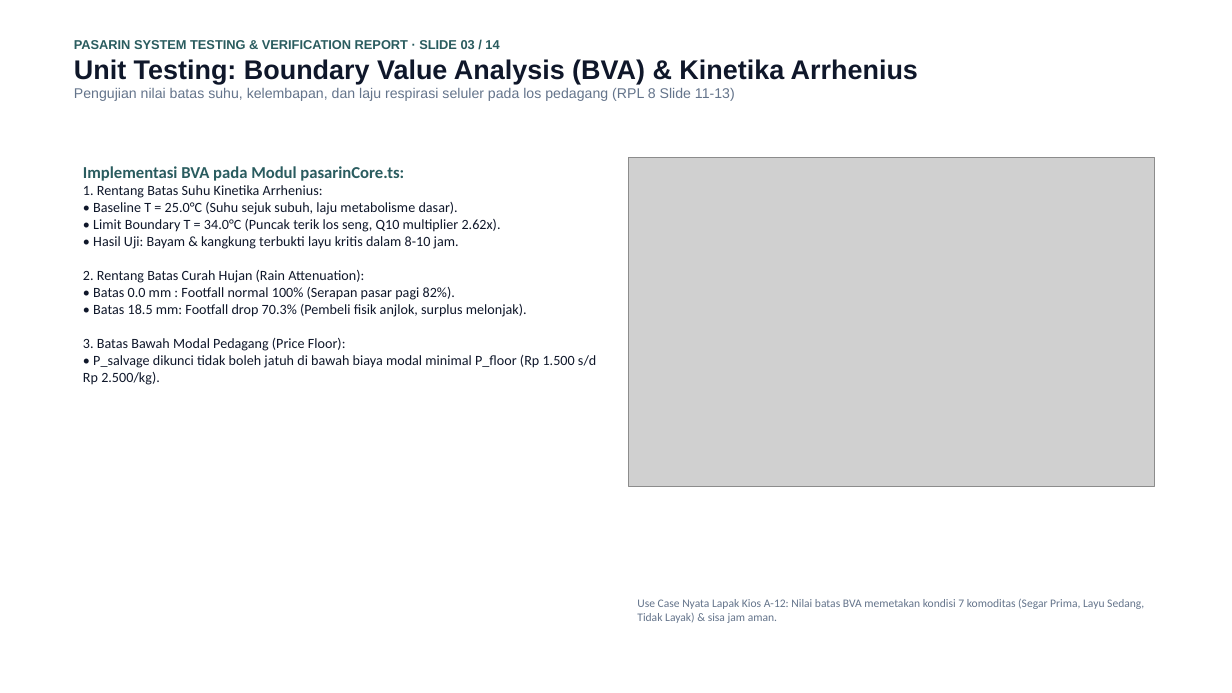
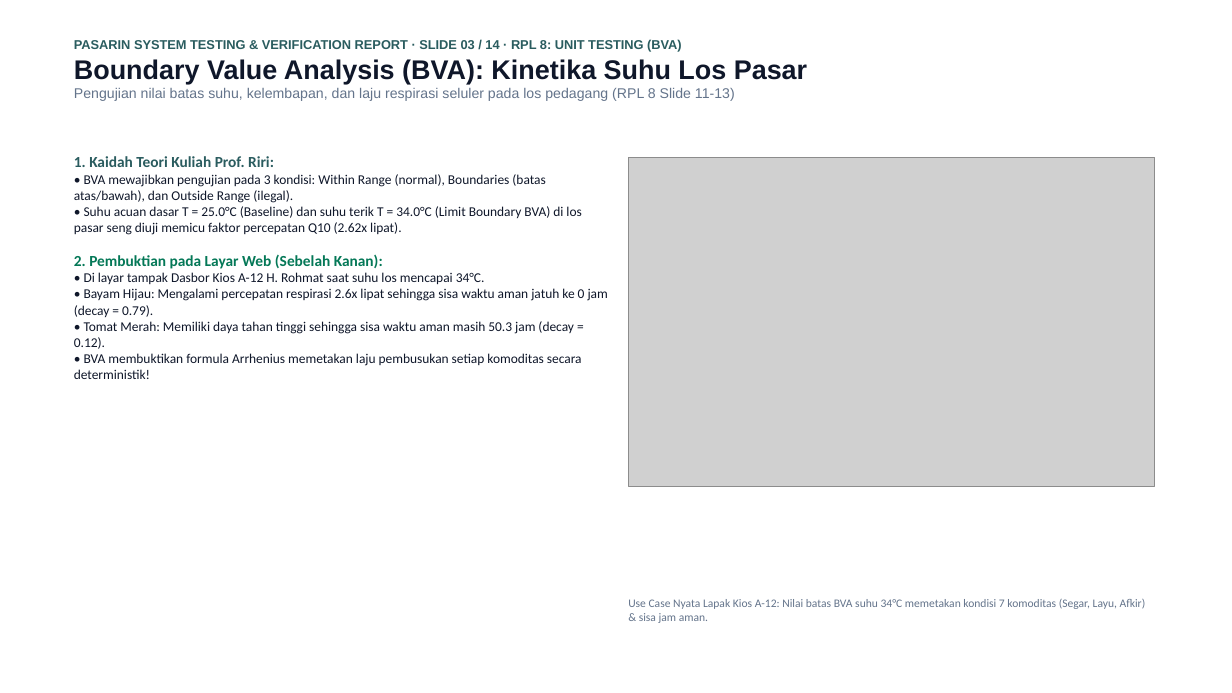
Before and after one commit to mrshlaf/pasarin, a slide deck: slide 3 of LAPORAN_PENGUJIAN_DAN_VERIFIKASI_SISTEM_PASARIN.pptx. Drawn at 1232x693 pixels with LibreOffice and Linux fonts; fonts in the diff are those of the drawing; grey boxes stand for pictures. Boxes give left, top, right and bottom in pixels: in the first picture for what was removed or moved away, otherwise in the second. Text is boxed around its words. In the diff, an @@ line names an element or a change of style, - is before the commit and + after.

Commit message:
docs(presentation): align theory methods and matched web use case explanations

```diff
--- a/LAPORAN_PENGUJIAN_DAN_VERIFIKASI_SISTEM_PASARIN.pptx
+++ b/LAPORAN_PENGUJIAN_DAN_VERIFIKASI_SISTEM_PASARIN.pptx
@@ text at [74,39,807,84]: text changed; size 21 to 10 pt; text colour #0F172A to #2A5C5F @@
-PASARIN SYSTEM TESTING & VERIFICATION REPORT · SLIDE 03 / 14
-Unit Testing: Boundary Value Analysis (BVA) & Kinetika Arrhenius
+PASARIN SYSTEM TESTING & VERIFICATION REPORT · SLIDE 03 / 14 · RPL 8: UNIT TESTING (BVA)
+Boundary Value Analysis (BVA): Kinetika Suhu Los Pasar
@@ text at [74,156,608,379]: text changed; size 11 to 10.5 pt @@
-Implementasi BVA pada Modul pasarinCore.ts:
-1. Rentang Batas Suhu Kinetika Arrhenius:
-• Baseline T = 25.0°C (Suhu sejuk subuh, laju metabolisme dasar).
-• Limit Boundary T = 34.0°C (Puncak terik los seng, Q10 multiplier 2.62x).
-• Hasil Uji: Bayam & kangkung terbukti layu kritis dalam 8-10 jam.
-2. Rentang Batas Curah Hujan (Rain Attenuation):
-• Batas 0.0 mm : Footfall normal 100% (Serapan pasar pagi 82%).
-• Batas 18.5 mm: Footfall drop 70.3% (Pembeli fisik anjlok, surplus melonjak).
-3. Batas Bawah Modal Pedagang (Price Floor):
-• P_salvage dikunci tidak boleh jatuh di bawah biaya modal minimal P_floor (Rp 1.500 s/d Rp 2.500/kg).
+1. Kaidah Teori Kuliah Prof. Riri:
+• BVA mewajibkan pengujian pada 3 kondisi: Within Range (normal), Boundaries (batas atas/bawah), dan Outside Range (ilegal).
+• Suhu acuan dasar T = 25.0°C (Baseline) dan suhu terik T = 34.0°C (Limit Boundary BVA) di los pasar seng diuji memicu faktor percepatan Q10 (2.62x lipat).
+2. Pembuktian pada Layar Web (Sebelah Kanan):
+• Di layar tampak Dasbor Kios A-12 H. Rohmat saat suhu los mencapai 34°C.
+• Bayam Hijau: Mengalami percepatan respirasi 2.6x lipat sehingga sisa waktu aman jatuh ke 0 jam (decay = 0.79).
+• Tomat Merah: Memiliki daya tahan tinggi sehingga sisa waktu aman masih 50.3 jam (decay = 0.12).
+• BVA membuktikan formula Arrhenius memetakan laju pembusukan setiap komoditas secara deterministik!
@@ text at [628,599,1146,623]: text changed @@
-Use Case Nyata Lapak Kios A-12: Nilai batas BVA memetakan kondisi 7 komoditas (Segar Prima, Layu Sedang, Tidak Layak) & sisa jam aman.
+Use Case Nyata Lapak Kios A-12: Nilai batas BVA suhu 34°C memetakan kondisi 7 komoditas (Segar, Layu, Afkir) & sisa jam aman.
```
Also in this commit, not shown: 13 other slides changed, 1 other file.
